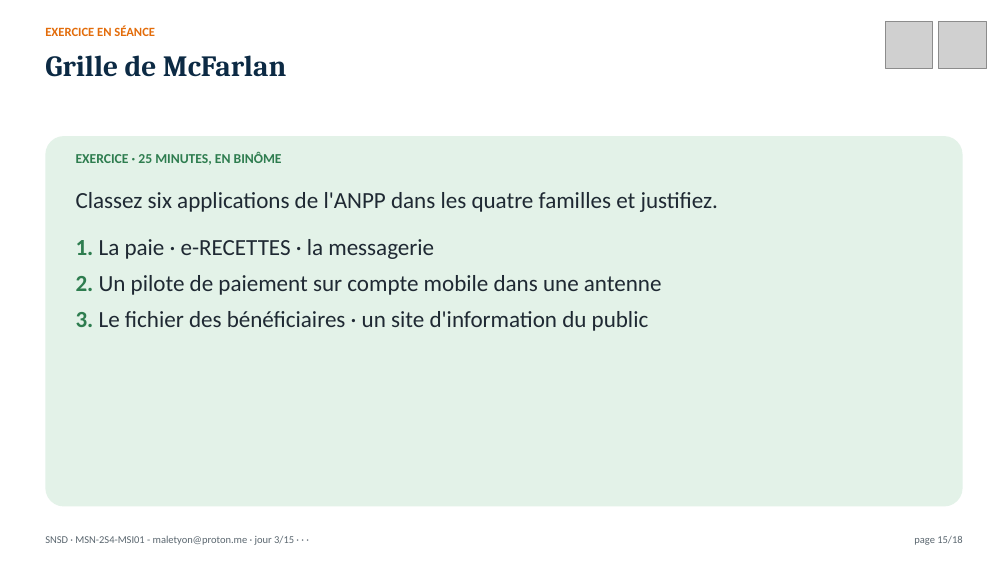
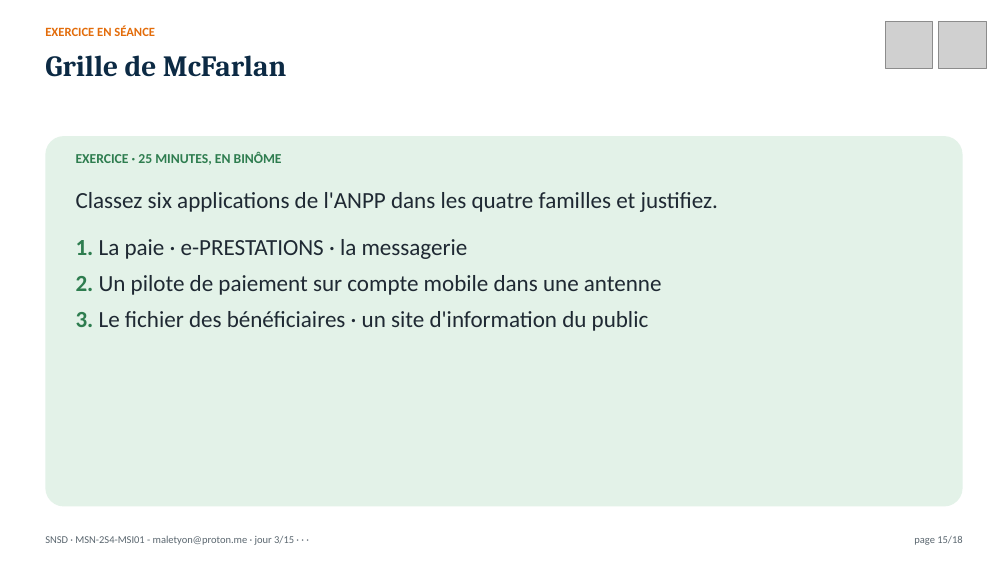
Before and after one commit to MaletYon/cours-snsd, a slide deck: slide 15 of Présentation/SNSD_J03.pptx. Drawn at 1008x567 pixels with LibreOffice and Linux fonts; fonts in the diff are those of the drawing; grey boxes stand for pictures. Boxes give left, top, right and bottom in pixels: in the first picture for what was removed or moved away, otherwise in the second. Text is boxed around its words. In the diff, an @@ line names an element or a change of style, - is before the commit and + after.

```diff
--- a/Présentation/SNSD_J03.pptx
+++ b/Présentation/SNSD_J03.pptx
@@ text at (76, 239, 468, 259): text changed @@
-1. La paie · e-RECETTES · la messagerie
+1. La paie · e-PRESTATIONS · la messagerie
```
Also in this commit, not shown: 29 other files.
